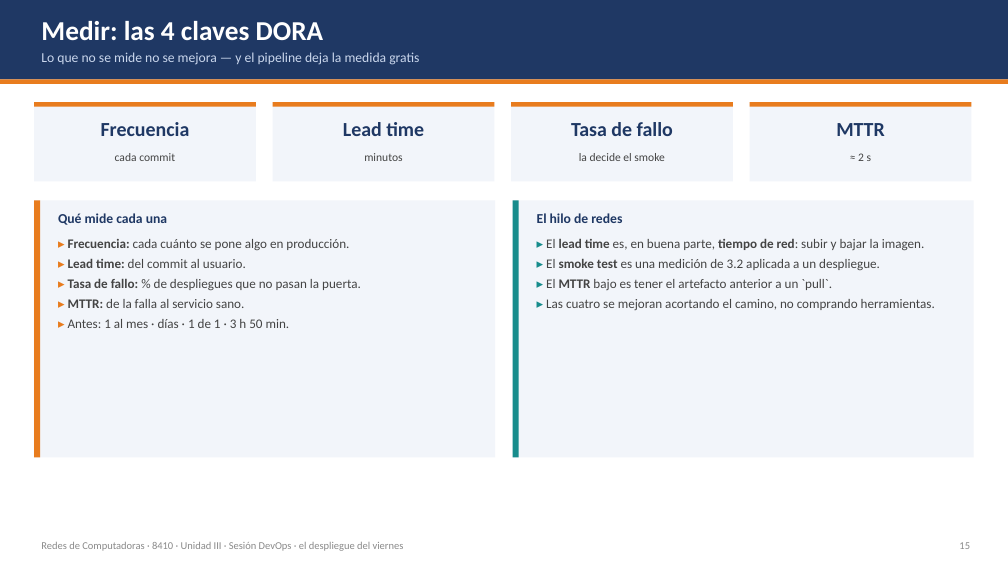
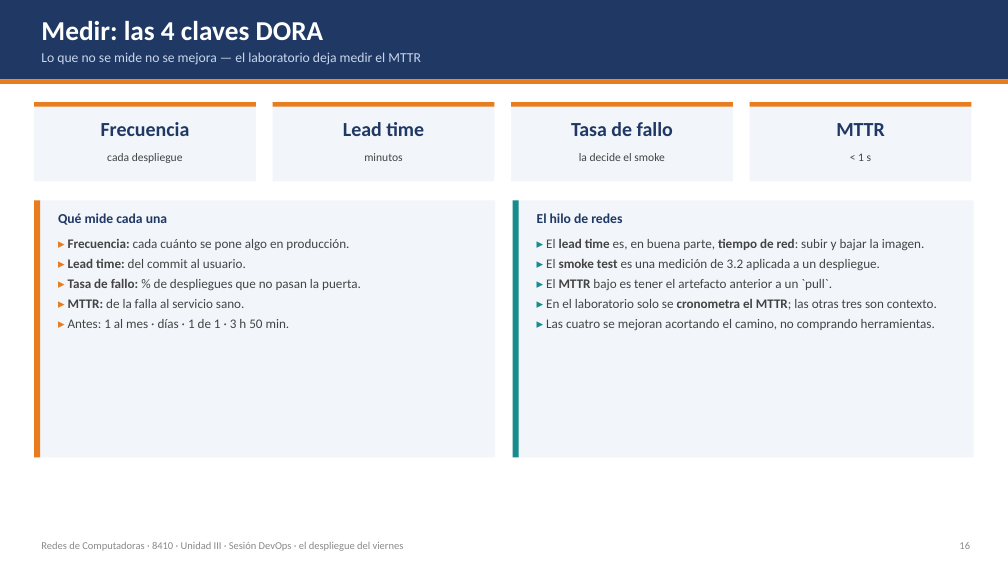
Before and after one commit to isacioutp/redes-de-computadoras-utp, a slide deck: slide 16 of Teoria-DevOps-Despliegue.pptx (slide 15 before the commit). Drawn at 1008x567 pixels with LibreOffice and Linux fonts; fonts in the diff are those of the drawing. Boxes give left, top, right and bottom in pixels: in the first picture for what was removed or moved away, otherwise in the second. Text is boxed around its words. In the diff, an @@ line names an element or a change of style, - is before the commit and + after.

Commit message:
Alinear la presentación con el Laboratorio 15 y hacerlo Docker-only
- Nueva diapositiva «El laboratorio, en tu máquina»: qué se ejecuta
  (Docker, registry, smoke, rollback) y qué es contexto (Git remoto,
  CI/CD, ciclo DevOps, DORA)
- El tag del laboratorio es v1/v2: no requiere Git ni internet
- Las 7 etapas y el mapa de flujos marcan Git remoto como contexto
- Rollback documentado con init:true (<1 s); DORA aclara que solo se
  cronometra el MTTR
- README del laboratorio: sección local vs. contexto y práctica sin Git
- CLASE-DEVOPS.md explica la variante Docker-only

```diff
--- a/Teoria-DevOps-Despliegue.pptx
+++ b/Teoria-DevOps-Despliegue.pptx
@@ text at (41,52,421,65): text changed @@
-Lo que no se mide no se mejora — y el pipeline deja la medida gratis
+Lo que no se mide no se mejora — el laboratorio deja medir el MTTR
@@ text at (107,153,183,163): text changed @@
-cada commit
+cada despliegue
@@ text at (858,153,872,161): text changed @@
-≈ 2 s
+< 1 s
@@ text at (546,299,937,310): paragraph added @@
+▸ En el laboratorio solo se cronometra el MTTR; las otras tres son contexto.
```
Also in this commit, not shown: 8 other slides changed, 1 slide added, 6 other files.
